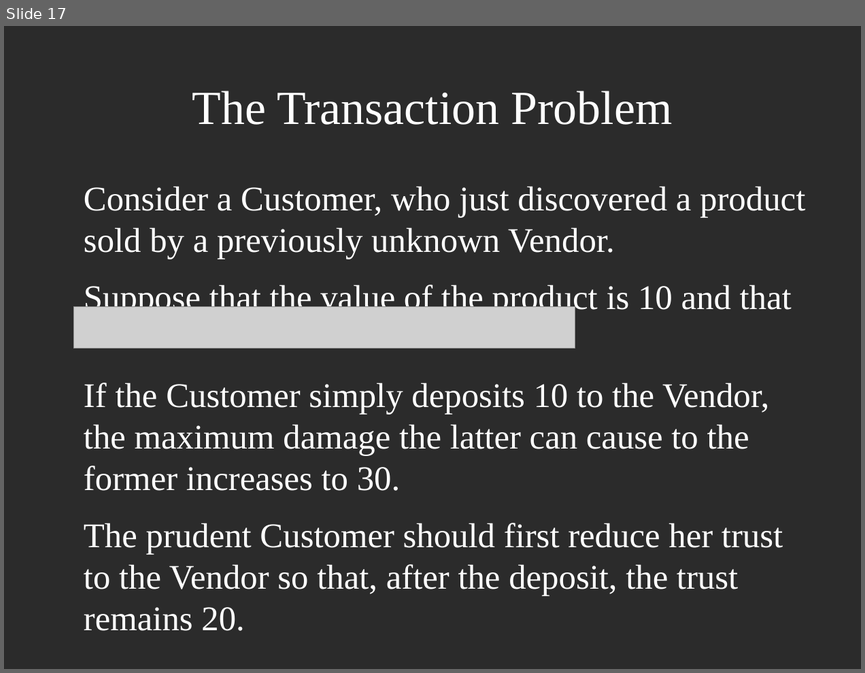
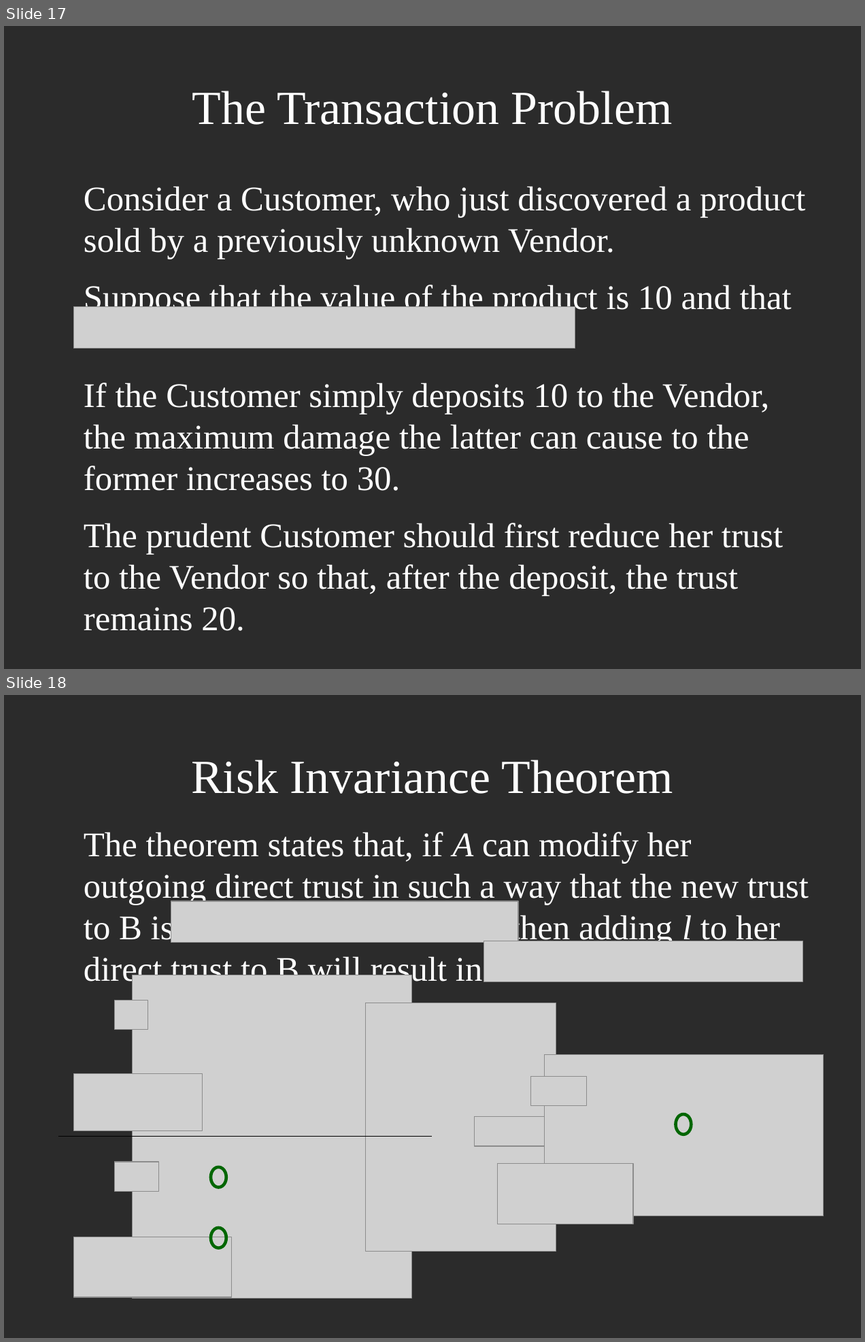
Before and after one commit to decrypto-org/TrustIsRisk, a slide deck: presentations/AtheCrypt10-1-2017/AtheCrypt10-1-2017.odp. Shown one above the other, each under a label of ours: slide 17 before the commit, slides 17 and 18 after it. The pictures are 865x673 and 865x1342 pixels, drawn with LibreOffice and Linux fonts; fonts in the diff are those of the drawing; grey boxes stand for pictures; background and template pictures are left out; a plain dark background stands for a picture behind light text. Boxes give left, top, right and bottom in pixels: in the first picture for what was removed or moved away, otherwise in the second. Text is boxed around its words. In the diff, an @@ line names an element or a change of style, - is before the commit and + after.

Commit message:
complete Risk Invariance slide

```diff
--- a/presentations/AtheCrypt10-1-2017/AtheCrypt10-1-2017.odp
+++ b/presentations/AtheCrypt10-1-2017/AtheCrypt10-1-2017.odp
@@ slide 18 added at [4,695,861,1338], background picture (left out) @@
@@ title added at [191,760,673,794], 44 pt, text #FFFFFF @@
+Risk Invariance Theorem
@@ text added at [84,832,808,987], 32 pt, text #FFFFFF @@
+The theorem states that, if A can modify her outgoing direct trust in such a way that the new trust to B is then adding l to her direct trust to B will result in
@@ picture added at [171,901,518,943] @@
@@ picture added at [483,940,802,982] @@
@@ picture added at [133,975,411,1136] @@
@@ picture added at [114,1000,148,1030] @@
@@ picture added at [366,1003,556,1251] @@
@@ picture added at [545,1054,823,1216] @@
@@ picture added at [74,1074,203,1130] @@
@@ picture added at [531,1076,587,1106] @@
@@ picture added at [475,1117,550,1146] @@
@@ ellipse added at [676,1114,691,1134], outline #006600 2.89 pt @@
@@ line added from (432, 1136) to (58, 1136), #000000 0 pt @@
@@ picture added at [133,1136,411,1297] @@
@@ picture added at [114,1161,159,1191] @@
@@ picture added at [498,1164,633,1223] @@
@@ ellipse added at [211,1167,226,1187], outline #006600 2.89 pt @@
@@ picture added at [74,1237,232,1297] @@
@@ ellipse added at [211,1227,226,1248], outline #006600 2.89 pt @@
```
Also in this commit, not shown: 6 other files.
